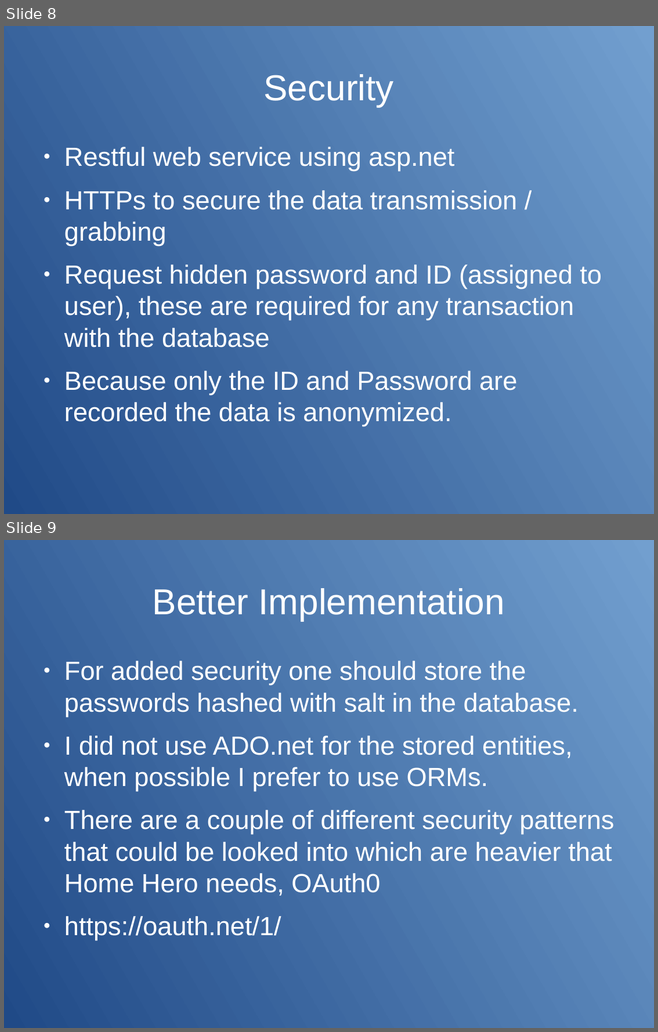
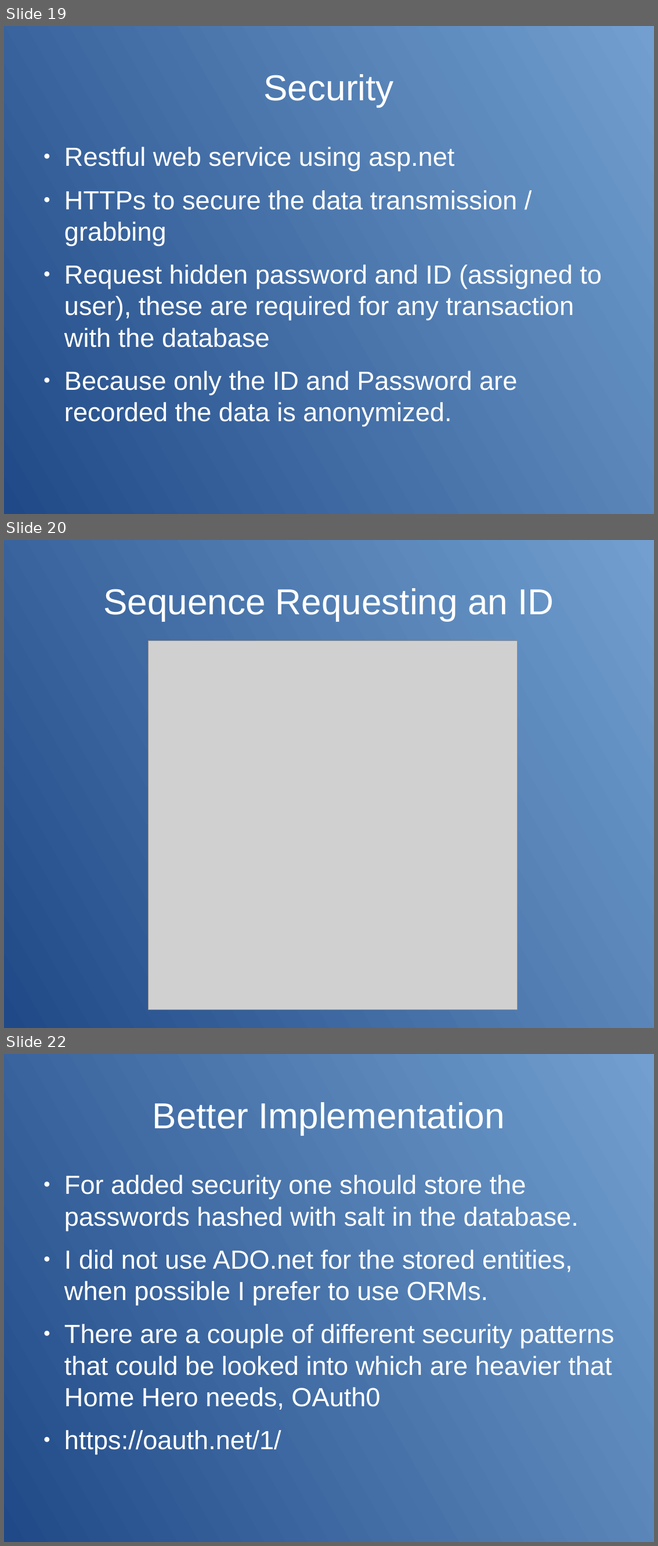
Before and after one commit to james-ehlmann/latech-iot-proof-of-concept, a slide deck: proof-of-concept/documentation/presentation_for_iot.odp. Shown one above the other, each under a label of ours: slides 8 and 9 before the commit, slides 19, 20 and 22 after it; the slides between them are not shown. The pictures are 658x1032 and 658x1546 pixels, drawn with LibreOffice and Linux fonts; fonts in the diff are those of the drawing; grey boxes stand for pictures. Boxes give left, top, right and bottom in pixels: in the first picture for what was removed or moved away, otherwise in the second. Text is boxed around its words. In the diff, an @@ line names an element or a change of style, - is before the commit and + after.

```diff
--- a/proof-of-concept/documentation/presentation_for_iot.odp
+++ b/proof-of-concept/documentation/presentation_for_iot.odp
@@ slide 20 added at bbox=[4, 540, 654, 1028], background gradient #729FCF to #204A87 @@
@@ title added at bbox=[103, 588, 553, 621], 44 pt, text #FFFFFF @@
+Sequence Requesting an ID
@@ picture added at bbox=[148, 641, 517, 1009] @@
@@ what was slide 8 is now slide 19 @@
@@ what was slide 9 is now slide 22 @@
```
Also in this commit, not shown: 1 slide changed, 13 other slides added, 1 slide removed, 2 other files.
